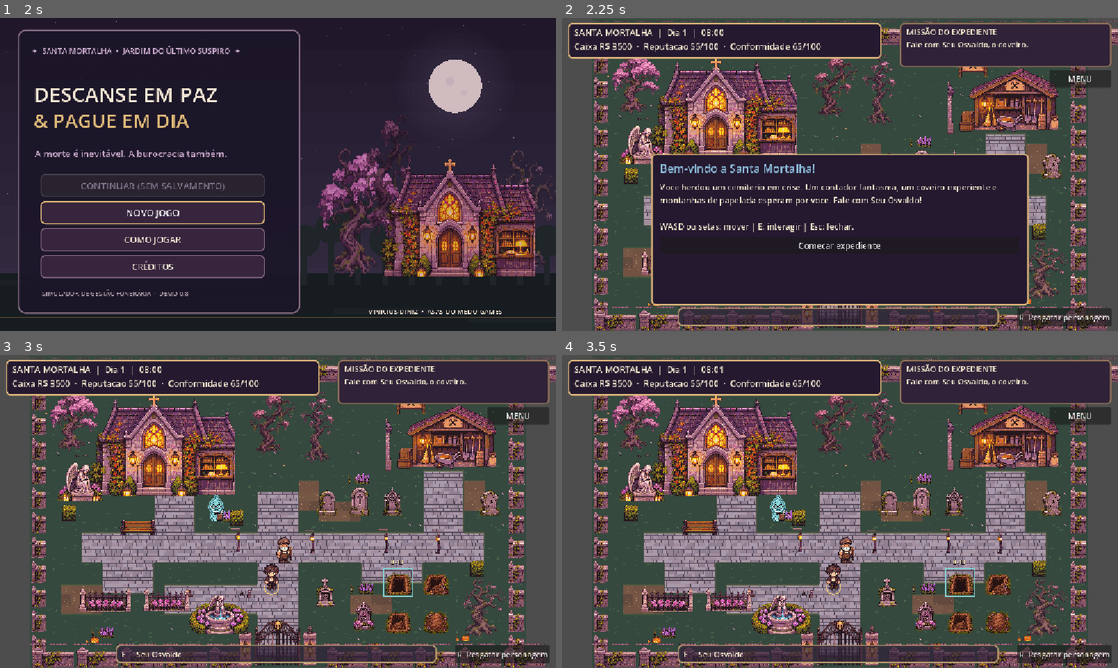
Above: before the commit, frames 1-4 (two rows, left to right).
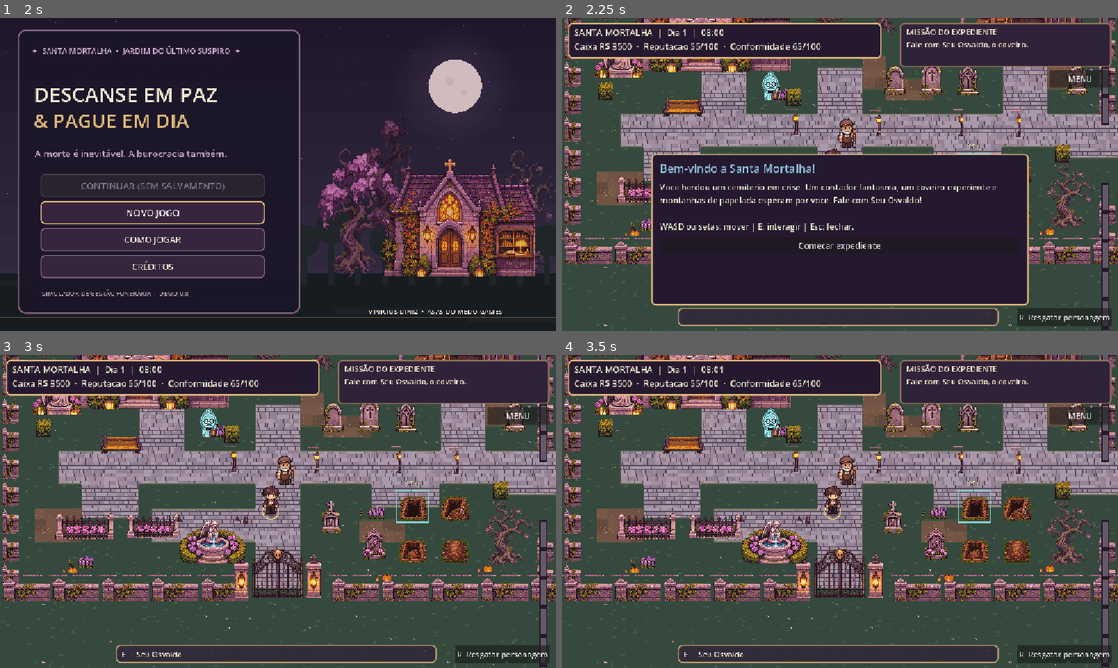
Above: after the commit, the same moments.

Repository: viniciushb104-png/descanse-em-paz
Game: Godot game, scene res://scenes/menu/main_menu.tscn
The game is run twice, just before and just after one commit, with the same random seed, the same clock (stepped at 60 frames per second) and the same inputs.
Inputs:
- Up to frame 1 (2 s): click "COMO JOGAR" at 0.5 s; click "COMO JOGAR" at 1.25 s
- Up to frame 2 (2.25 s): click "NOVO JOGO" at 2 s
- Up to frame 3 (3 s): click "Comecar expediente" at 2.75 s
- Up to frame 4 (3.5 s): no input

Frame 1 is identical in both runs. In frame 2, 36% of the frame differs, in the area x 0-100%, y 0-100%; in frame 3, 58%; in frame 4, 58%.

Commit message:
feat: expandir Santa Mortalha com distrito hospital, garagem, conservacao e crematorio

Diff:
--- a/scenes/main.tscn
+++ b/scenes/main.tscn
@@ -6,6 +6,7 @@
 [ext_resource type="Script" path="res://scripts/world/props_layer.gd" id="4_props"]
 [ext_resource type="Script" path="res://scripts/world/graves_layer.gd" id="5_graves"]
 [ext_resource type="Script" path="res://scripts/world/trees_layer.gd" id="6_trees"]
+[ext_resource type="Script" path="res://scripts/world/district_layer.gd" id="7_district"]
 
 [sub_resource type="CircleShape2D" id="CircleShape2D_player"]
 radius = 10.0
@@ -28,6 +29,10 @@
 z_index = 2
 script = ExtResource("5_graves")
 
+[node name="DistrictLayer" type="Node2D" parent="."]
+z_index = 0
+script = ExtResource("7_district")
+
 [node name="Player" type="CharacterBody2D" parent="."]
 position = Vector2(748, 714)
 script = ExtResource("2_player")
@@ -35,6 +40,9 @@
 [node name="CollisionShape2D" type="CollisionShape2D" parent="Player"]
 shape = SubResource("CircleShape2D_player")
 
-[node name="Camera2D" type="Camera2D" parent="."]
-position = Vector2(768, 480)
-zoom = Vector2(0.67, 0.67)
+[node name="Camera2D" type="Camera2D" parent="Player"]
+zoom = Vector2(0.75, 0.75)
+limit_left = 0
+limit_top = 0
+limit_right = 2432
+limit_bottom = 1408
--- a/scripts/main.gd
+++ b/scripts/main.gd
@@ -2,9 +2,10 @@
 ## Vertical slice 0.1: exploracao, documentacao, finanças e manutencao.
 ## Os valores sao ficticios; requisitos reais variam conforme municipio e servico.
 
-const WORLD := Vector2(1536.0, 960.0)
+const WORLD := Vector2(2432.0, 1408.0)
 const GRAVE_LAYOUT = preload("res://scripts/world/graves_layout.gd")
 const TREE_LAYOUT = preload("res://scripts/world/trees_layout.gd")
+const DISTRICT_LAYOUT = preload("res://scripts/world/district_layout.gd")
 ## Piso e objetos agora vivem em camadas separadas.
 const PAPER := Color("#f0e5cb")
 const NIGHT := Color("#24192f")
@@ -89,7 +90,7 @@
 func _near_station() -> Dictionary:
     var nearest: Dictionary = {}
     var shortest := 98.0
-    for station in STATIONS:
+    for station in STATIONS + DISTRICT_LAYOUT.STATIONS:
         var distance: float = player.global_position.distance_to(station["p"])
         if distance < shortest:
             shortest = distance
@@ -406,9 +407,9 @@
 func is_walkable(world_position: Vector2) -> bool:
     # Sem barreiras invisiveis nas areas transitaveis. Os blocos abrangem
     # somente o corpo da administracao e do galpao, nao suas entradas.
-    if world_position.x < 58.0 or world_position.x > 1474.0:
-        return false
-    if world_position.y < 92.0 or world_position.y > 895.0:
+    if world_position.x < 58.0 or world_position.x > 2385.0:
+        return false
+    if world_position.y < 92.0 or world_position.y > 1350.0:
         return false
     if Rect2(196, 150, 418, 280).has_point(world_position):
         return false
@@ -416,6 +417,8 @@
         return false
     if GRAVE_LAYOUT.is_blocked(world_position):
         return false
+    if DISTRICT_LAYOUT.is_blocked(world_position):
+        return false
     if TREE_LAYOUT.is_blocked(world_position):
         return false
     return true
--- a/scripts/map_art.gd
+++ b/scripts/map_art.gd
@@ -66,7 +66,8 @@
         stamp(ctx, "wall", float(x), 5, 137, 76)
     for y in range(90, 883, 76):
         stamp(ctx, "wall", 4, float(y), 48, 76)
-        stamp(ctx, "wall", 1480, float(y), 48, 76)
+        if y < 546 or y > 698:
+            stamp(ctx, "wall", 1480, float(y), 48, 76)
     for x in range(0, 625, 137):
         stamp(ctx, "wall", float(x), 890, 137, 70)
     for x in range(910, 1536, 137):
--- /dev/null
+++ b/scripts/world/district_layer.gd
@@ -0,0 +1,80 @@
+extends Node2D
+## Arquitetura gotica provisoria, sem arquivos de arte recortados.
+## Futuras construcoes ganharao PNGs individuais como as arvores.
+const INK := Color("#251b2c")
+const GOLD := Color("#dec18f")
+const BLUE := Color("#9fbdca")
+const STONE := Color("#8b8092")
+
+func _ready() -> void:
+    queue_redraw()
+
+func _draw() -> void:
+    _walls()
+    _building(Vector2(1654,148),Vector2(353,254),"HOSPITAL SANTA ULTIMA HORA",Color("#9a8a9e"),Color("#604e70"),true)
+    _building(Vector2(1609,758),Vector2(337,233),"SALA DE CONSERVACAO",Color("#81778e"),Color("#684960"),false)
+    _building(Vector2(2039,754),Vector2(337,246),"CREMATORIO CINZAS & CIA",Color("#937c91"),Color("#4f3d57"),false)
+    _building(Vector2(1655,1151),Vector2(410,215),"GARAGEM FUNERARIA",Color("#71647a"),Color("#463348"),false)
+    _rect(Rect2(2304,683,46,79),Color("#7c6b75"))
+    _rect(Rect2(2311,664,32,22),Color("#afa2ad"))
+    _hearse(Vector2(2083,459),1.0)
+    _hearse(Vector2(2110,1194),0.9)
+    _sign(Rect2(1551,695,139,69),"ARQUIVO","LEGAL")
+    _sign(Rect2(2107,1127,194,54),"POSTO DE","FISCALIZACAO")
+    _text(Vector2(1556,530),"DISTRITO DOS ETERNOS",24,GOLD)
+    _text(Vector2(1853,624),"RUA DA ULTIMA VIAGEM",18,GOLD)
+    _text(Vector2(1692,426),"Dra. Penelope Alvorada",18,GOLD)
+    _text(Vector2(1674,1016),"Dona Clotilde",18,GOLD)
+    _text(Vector2(2112,1025),"Seu Cinerio Brasa",18,GOLD)
+    _text(Vector2(1695,1121),"Arquimedes Ossario",18,GOLD)
+
+func _rect(r: Rect2, c: Color) -> void:
+    draw_rect(r,c,true)
+    draw_rect(r,INK,false,4.0)
+
+func _text(pos: Vector2,t: String,s: int=18,c: Color=GOLD) -> void:
+    draw_string(ThemeDB.fallback_font,pos,t,HORIZONTAL_ALIGNMENT_LEFT,-1,s,c)
+
+func _walls() -> void:
+    for x in range(1510,2432,91):
+        _rect(Rect2(x,30,80,20),Color("#64596a"))
+    for y in range(100,1370,80):
+        if y < 510 or y > 690:
+            _rect(Rect2(1492,y,18,75),Color("#64596a"))
+        _rect(Rect2(2392,y,18,75),Color("#64596a"))
+    for x in range(1510,2425,90):
+        _rect(Rect2(x,1376,80,19),Color("#64596a"))
+
+func _building(pos: Vector2,sz: Vector2,name: String,walls: Color,roof: Color,has_cross: bool) -> void:
+    draw_rect(Rect2(pos+Vector2(11,17),sz),Color(0,0,0,0.23))
+    _rect(Rect2(pos,sz),walls)
+    var peaks := PackedVector2Array([pos+Vector2(-14,43),pos+Vector2(sz.x*0.5,-57),pos+Vector2(sz.x+15,43),pos+Vector2(sz.x,75),pos+Vector2(0,75)])
+    draw_colored_polygon(peaks,roof)
+    for i in range(peaks.size()):
+        draw_line(peaks[i],peaks[(i+1)%peaks.size()],INK,5.0)
+    _text(pos+Vector2(17,113),name,18,Color("#f6ddc6"))
+    for n in range(3):
+        var wx: float = pos.x+30+float(n)*110.0
+        _rect(Rect2(wx,pos.y+144,37,51),BLUE if has_cross else Color("#e0b279"))
+        draw_line(Vector2(wx+18,pos.y+145),Vector2(wx+18,pos.y+193),INK,3)
+    _rect(Rect2(pos.x+sz.x*0.5-39,pos.y+sz.y-61,78,61),Color("#473443"))
+    draw_line(Vector2(pos.x+sz.x*0.5,pos.y+sz.y-60),Vector2(pos.x+sz.x*0.5,pos.y+sz.y),GOLD,4.0)
+    if has_cross:
+        draw_line(pos+Vector2(sz.x*0.5,12),pos+Vector2(sz.x*0.5,53),Color("#f4c1d1"),8.0)
+        draw_line(pos+Vector2(sz.x*0.5-19,33),pos+Vector2(sz.x*0.5+19,33),Color("#f4c1d1"),8.0)
+
+func _hearse(pos: Vector2,scale_factor: float) -> void:
+    var w: float = 236.0*scale_factor
+    var h: float = 69.0*scale_factor
+    _rect(Rect2(pos,w*Vector2(1,0)+Vector2(0,h)),Color("#2b2531"))
+    _rect(Rect2(pos+Vector2(w*0.23,-19*scale_factor),Vector2(w*0.58,32*scale_factor)),Color("#51455b"))
+    _rect(Rect2(pos+Vector2(w*0.34,6),Vector2(w*0.35,23*scale_factor)),Color("#718497"))
+    for offset in [0.25,0.78]:
+        draw_circle(pos+Vector2(w*offset,h+9.0),15*scale_factor,INK)
+        draw_circle(pos+Vector2(w*offset,h+9.0),7*scale_factor,Color("#bab0ac"))
+    _text(pos+Vector2(w*0.37,h*0.76),"S.M.",18,GOLD)
+
+func _sign(r: Rect2,a: String,b: String) -> void:
+    _rect(r,Color("#493448"))
+    _text(r.position+Vector2(11,27),a,18)
+    _text(r.position+Vector2(11,51),b,17)
--- /dev/null
+++ b/scripts/world/district_layout.gd
@@ -0,0 +1,25 @@
+extends RefCounted
+## Distrito dos Eternos: pontos de interacao e colisoes fixos.
+const WORLD_SIZE := Vector2(2432, 1408)
+const BUILDINGS = [
+    Rect2(1654,148,353,254),
+    Rect2(1609,758,337,233),
+    Rect2(2039,754,337,246),
+    Rect2(1655,1151,410,215),
+    Rect2(2077,454,263,95),
+    Rect2(2105,1194,233,84)
+]
+const STATIONS = [
+    {"id":"hospital","name":"Hospital Santa Ultima Hora","p":Vector2(1813,446)},
+    {"id":"garagem","name":"Garagem funeraria","p":Vector2(1818,1116)},
+    {"id":"preparo","name":"Sala de conservacao","p":Vector2(1794,1035)},
+    {"id":"crematorio","name":"Crematorio Cinzas & Cia","p":Vector2(2192,1039)},
+    {"id":"fiscalizacao","name":"Posto de fiscalizacao","p":Vector2(2208,1194)},
+    {"id":"biblioteca","name":"Arquivo Legal","p":Vector2(1604,658)},
+    {"id":"carro","name":"Carro funerario","p":Vector2(2080,566)}
+]
+static func is_blocked(where: Vector2) -> bool:
+    for footprint in BUILDINGS:
+        if footprint.has_point(where):
+            return true
+    return false
--- a/scripts/world/ground_tiles.gd
+++ b/scripts/world/ground_tiles.gd
@@ -2,8 +2,8 @@
 ## Chao de Santa Mortalha. Unica fonte para materiais e conexoes.
 ## Malha de 32px: 48 colunas x 30 linhas. Renderizacao procedural deterministica.
 const TILE: int = 32
-const WIDTH: int = 48
-const HEIGHT: int = 30
+const WIDTH: int = 76
+const HEIGHT: int = 44
 const GRASS: int = 0
 const STONE: int = 1
 const DIRT: int = 2
@@ -20,14 +20,22 @@
     Rect2i(38,11,4,6),  # oficina
     Rect2i(32,19,6,3),  # quadra B
     Rect2i(13,22,9,3),  # jardins
-    Rect2i(7,19,5,4)    # sepulturas oeste
+    Rect2i(7,19,5,4),   # sepulturas oeste
+    Rect2i(43,17,33,4), # passagem para o leste
+    Rect2i(55,12,4,6),  # hospital
+    Rect2i(54,20,4,12), # preparacao
+    Rect2i(67,20,3,14), # crematorio
+    Rect2i(54,33,14,3), # garagem
+    Rect2i(65,35,7,3)  # fiscalizacao
 ]
 const SOIL = [
     Rect2i(26,12,2,3),
     Rect2i(28,14,4,2),
     Rect2i(3,22,4,3),
     Rect2i(42,12,2,3),
-    Rect2i(31,23,4,2)
+    Rect2i(31,23,4,2),
+    Rect2i(51,27,3,4),
+    Rect2i(71,30,3,3)
 ]
 
 static func hash_at(x: int, y: int, salt: int = 0) -> int:
Not shown: 1 places in scenes/main.tscn that only renumber resources
